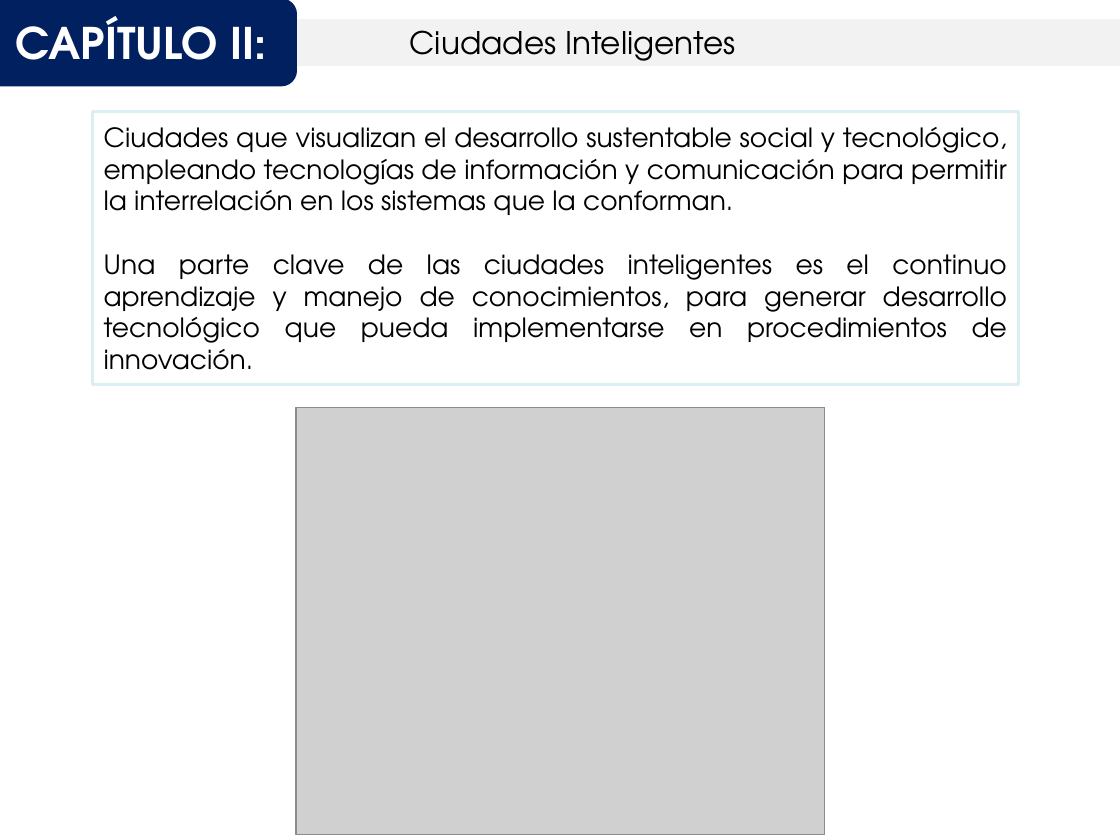
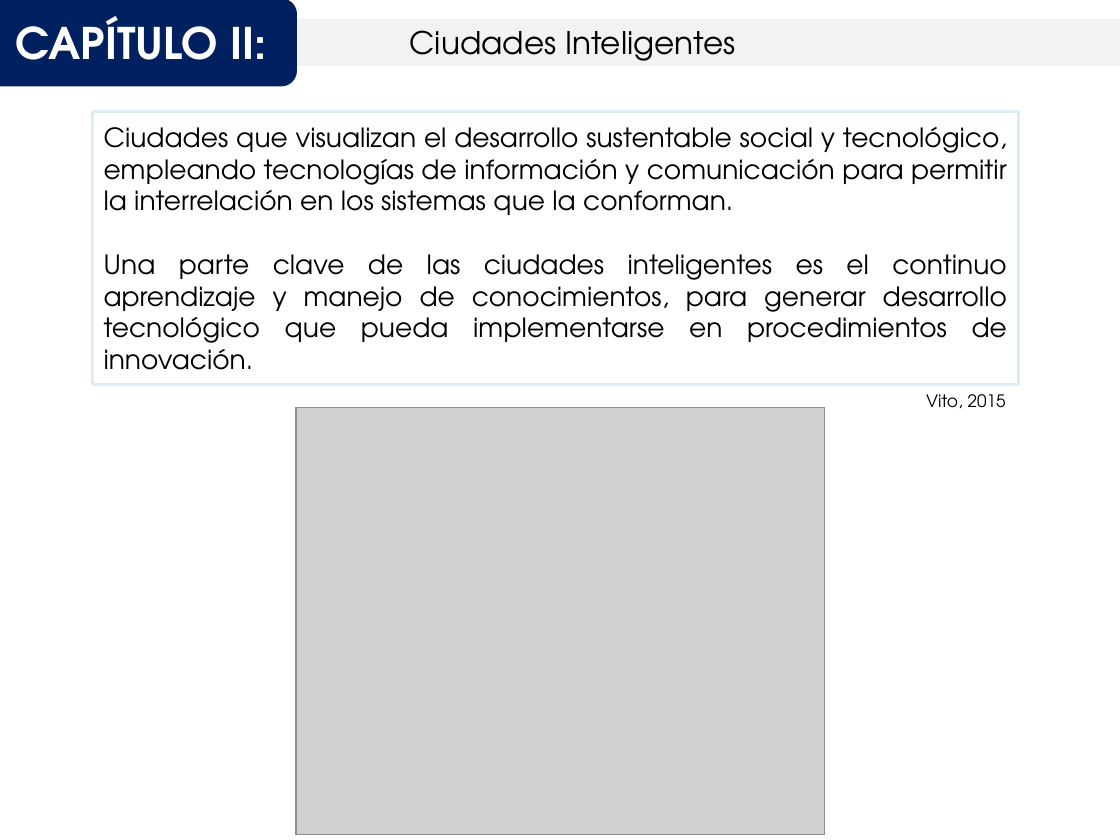
Before and after one commit to Ysislp/digital-twin-prop, a slide deck: slide 8 of Avance - Propuesta de Gemelo Digital.pptx. Drawn at 1120x840 pixels with LibreOffice and Linux fonts; fonts in the diff are those of the drawing; grey boxes stand for pictures. Boxes give left, top, right and bottom in pixels: in the first picture for what was removed or moved away, otherwise in the second. Text is boxed around its words. In the diff, an @@ line names an element or a change of style, - is before the commit and + after.

```diff
--- a/Avance - Propuesta de Gemelo Digital.pptx
+++ b/Avance - Propuesta de Gemelo Digital.pptx
@@ text added at (926,394,1006,408), 11 pt, text #000000 @@
+Vito, 2015
```
Also in this commit, not shown: 1 other slide changed, 6 slides added, 8 other files.
